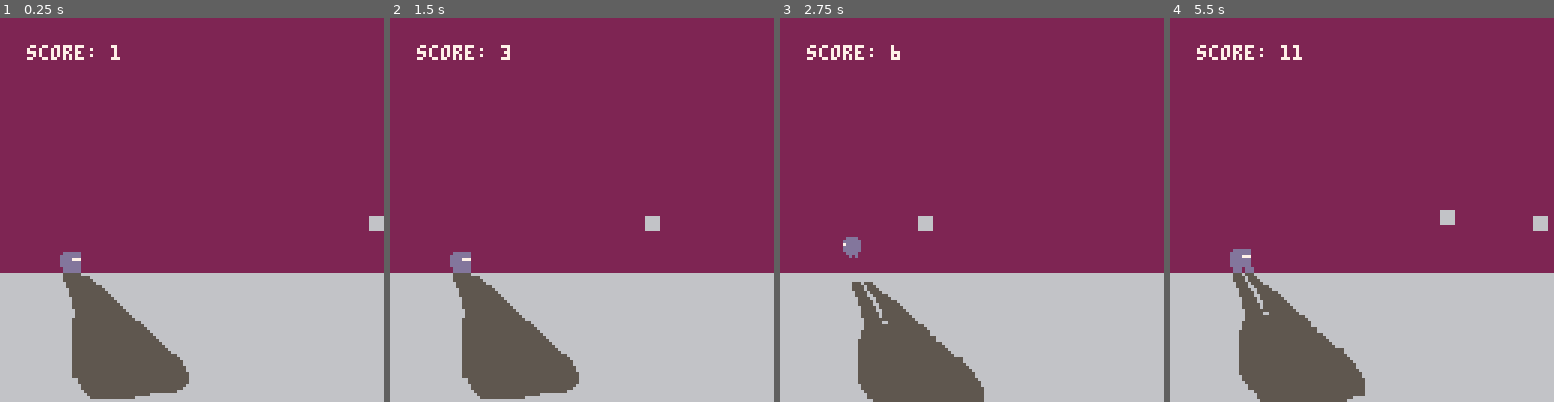
Above: before the commit, frames 1-4 (left to right).
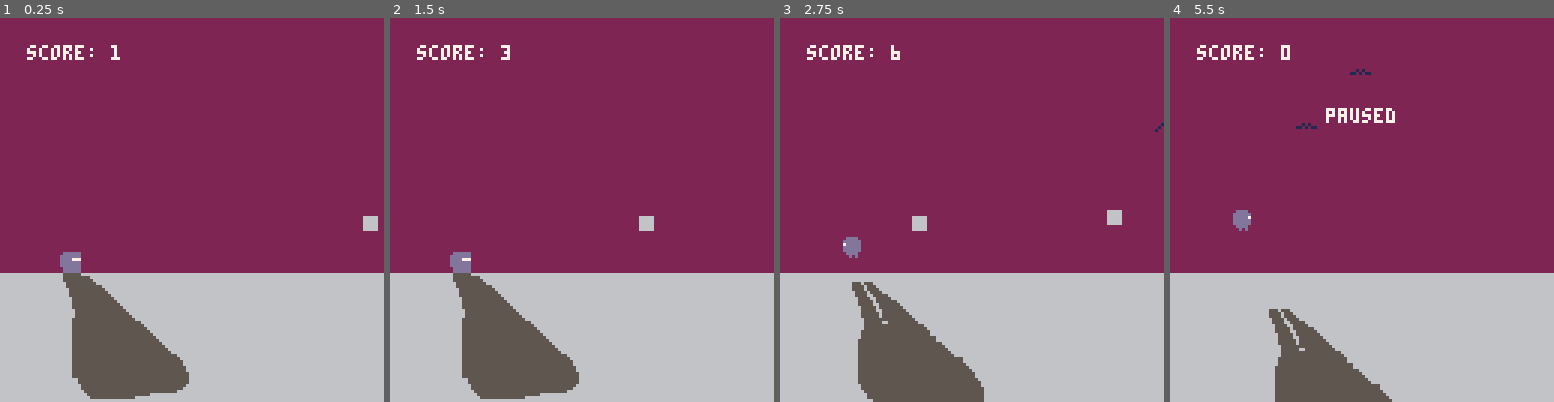
Above: after the commit, the same moments.

Repository: oliverruoff/Pico-Dodge
Game: PICO-8 cartridge pico-dodge.p8
Same seed, same stepped clock (60 frames per second), same inputs: the game is played once before the commit and once after it.
Inputs:
- Up to frame 1 (0.25 s): no input
- Up to frame 2 (1.5 s): tap X (X key) at 0.33, 1.07 s; tap O (Z key) at 0.7 s
- Up to frame 3 (2.75 s): tap O (Z key) at 1.7, 2.1, 2.5 s; tap X (X key) at 1.85 s; hold Up 2.15-2.42 s
- Up to frame 4 (5.5 s): tap O (Z key) every 0.4 s from 2.9 to 5.3 s; tap X (X key) at 2.97, 4.08, 5.2 s; hold Down 3.63-3.97 s; hold Up 4.73-5.03 s

The runs differ from the first frame. In frame 1, 0.1% of the frame differs, in the area x 94-100%, y 51-56%; in frame 2, 0.1%; in frame 3, 0.3%; in frame 4, 4.8%, in the area x 15-99%, y 7-100%.

Commit message:
added birds

Diff:
--- a/pico-dodge.p8
+++ b/pico-dodge.p8
@@ -8,6 +8,7 @@
 score = 0
 game_over = false
 paused = false
+birds_gen_prob = 3
 
 function _init()
   -- set player on floor
@@ -87,6 +88,12 @@
 				  gen_block()
 				end
 				move_blocks()
+				-- gen and move birds
+				if (rand_range(0,100) <
+				    birds_gen_prob) then
+				  gen_bird()
+				end
+				move_birds()
 				-- increase speed
 				if block_speed < 5 then
 				  block_speed += 0.002
@@ -117,6 +124,7 @@
   plr_draw()
   blocks_draw()
   shadow_draw()
+  birds_draw()
   draw_score()
   draw_center()
   draw_log()
@@ -415,7 +423,7 @@
   return flr(rnd(max - min + 1)) + min
 end
 -->8
---shadow
+--environment
 
 shadow =
 {
@@ -440,6 +448,65 @@
       shadow.dh)
 end
 
+birds = {}
+
+function gen_bird()
+  xr=128
+  yr= rand_range(0, 60)
+  local bird = {x=xr,
+                y=yr,
+                speed=
+                  rand_range(
+                    1.2, 2),
+                spr_id=128}
+  add(birds, bird)
+end
+
+function birds_draw()
+		for bird in all(birds) do
+		  -- animation handling
+		  if anim_cnt % 10 == 0 then
+		    if bird.spr_id < 133 then
+		  				bird.spr_id += 1
+		  		else
+		  		  bird.spr_id = 128
+		  		end
+		  end
+		  spr(bird.spr_id,
+    bird.x,
+    bird.y)
+		end
+end
+
+function move_birds()
+  for bird in all(birds) do
+    bird.x = bird.x -
+              bird.speed
+    if bird.x < - block_hght
+    then
+      del(birds, bird)
+    end
+  end
+end
+…(19 lines of a section not shown)…
 
 
 
Not shown, changed: 36 lines of the sprite sheet (__gfx__) section of pico-dodge.p8
Not shown, changed: the thumbnail (__label__) section of pico-dodge.p8
Not shown, changed: README.md
Not shown, changed: pico-dodge.p8.png
